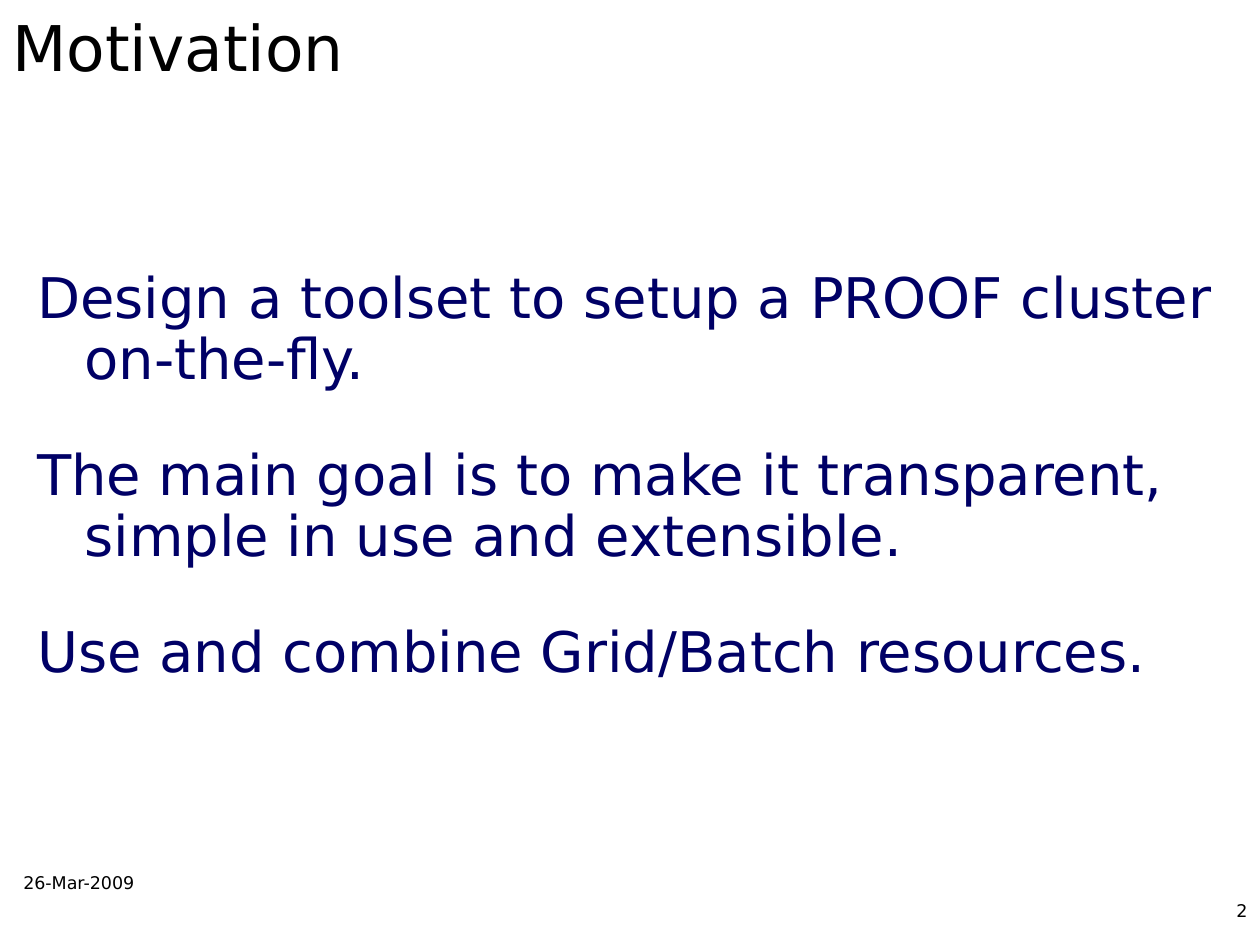
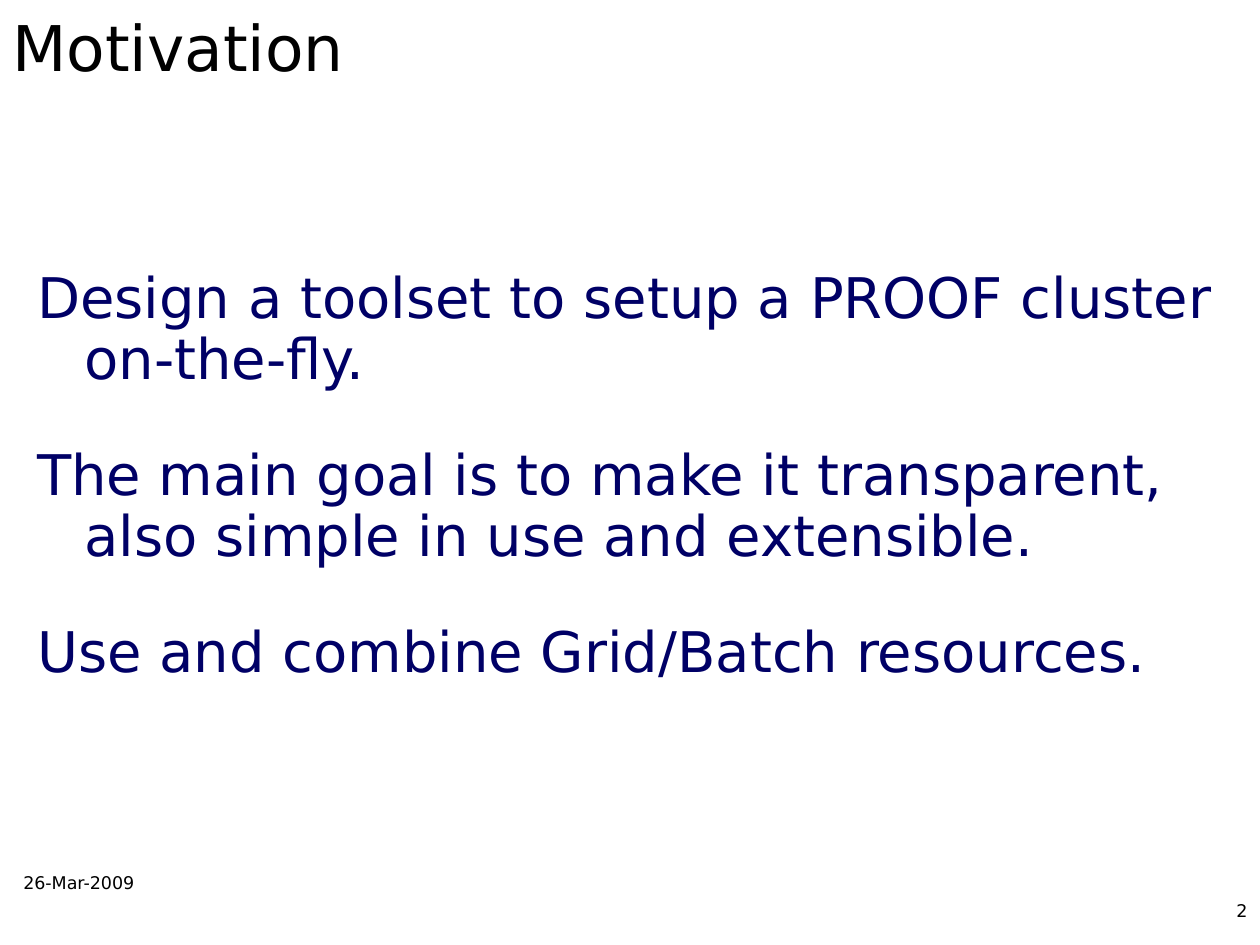
Before and after one commit to AnarManafov/PoDDocumentation, a slide deck: slide 2 of CHEP/CHEP2009/CHEP2009-PoD-AnarManafov.ppt. Drawn at 1260x945 pixels with LibreOffice and Linux fonts; fonts in the diff are those of the drawing; background and template pictures are left out. Boxes give left, top, right and bottom in pixels: in the first picture for what was removed or moved away, otherwise in the second. Text is boxed around its words. In the diff, an @@ line names an element or a change of style, - is before the commit and + after.

```diff
--- a/CHEP/CHEP2009/CHEP2009-PoD-AnarManafov.ppt
+++ b/CHEP/CHEP2009/CHEP2009-PoD-AnarManafov.ppt
@@ text at (37, 452, 1162, 567): text changed @@
-The main goal is to make it transparent, simple in use and extensible.
+The main goal is to make it transparent, also simple in use and extensible.
```
Also in this commit, not shown: 2 other slides changed.
